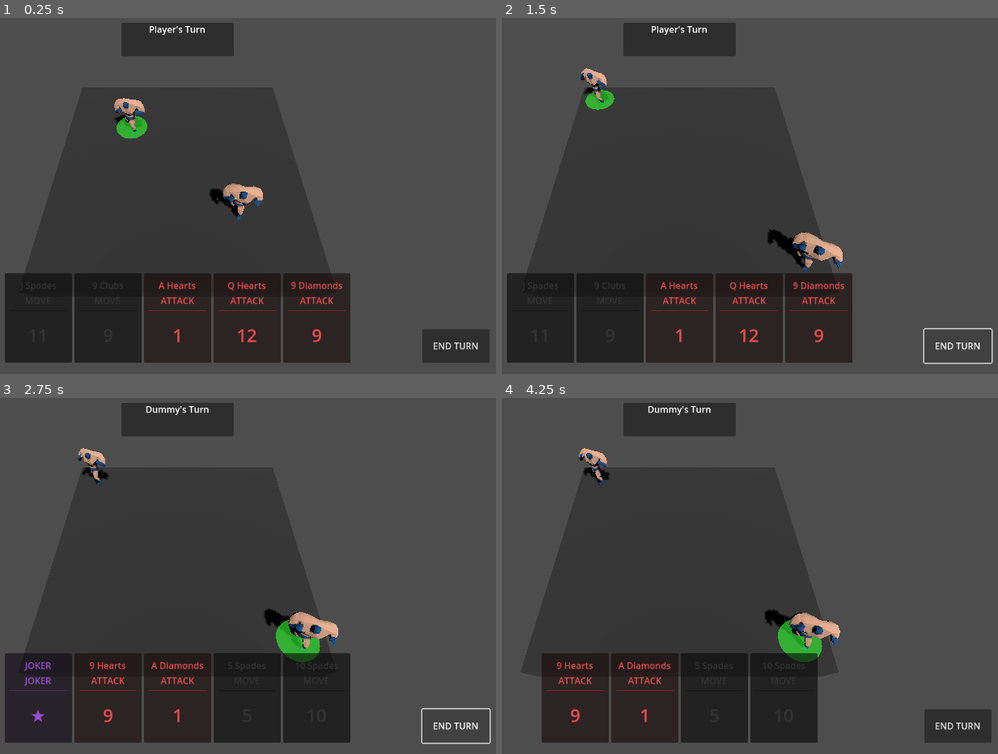
Above: before the commit, frames 1-4 (two rows, left to right).
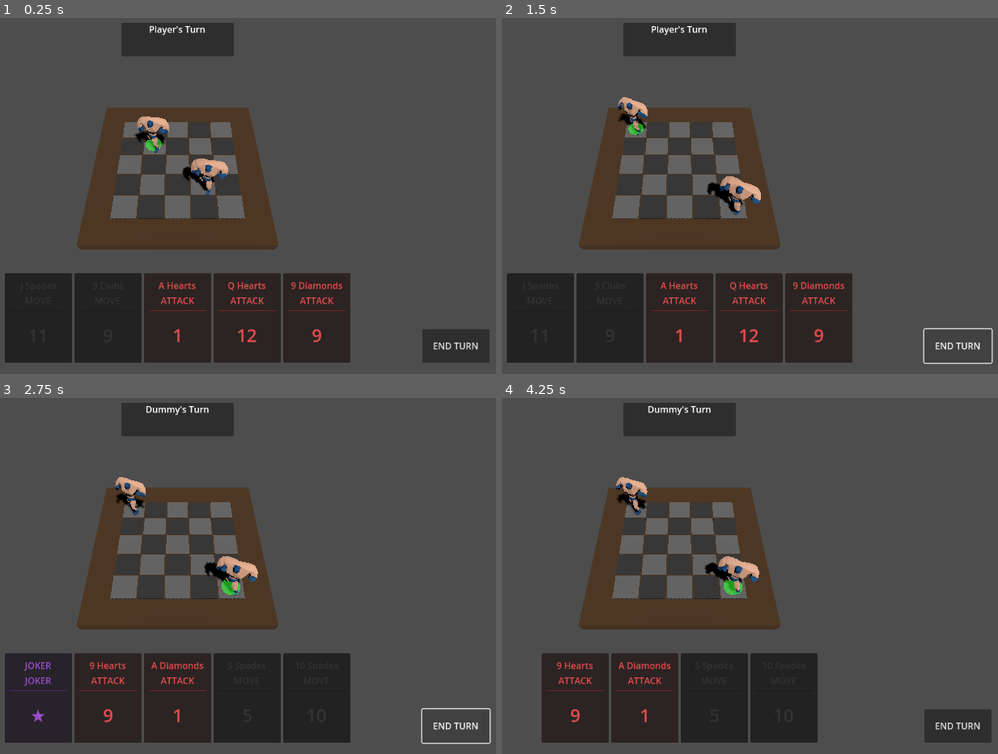
Above: after the commit, the same moments.

Repository: FredBros/king-of-the-apero
Game: Godot game, scene res://scenes/Arena.tscn
Two runs of this game, one before a commit and one after it. Both use one fixed random seed, a clock stepped at 60 frames per second and the inputs below.
Inputs (mouse positions are in pixels of both pictures, inside the frame that each line leads up to):
- Up to frame 1 (0.25 s): no input
- Up to frame 2 (1.5 s): click "END TURN" at 0.5 s; click "END TURN" at 1.25 s
- Up to frame 3 (2.75 s): click "END TURN" at 2 s
- Up to frame 4 (4.25 s): move the mouse to (541, 697) at 2.77 s; click (541, 697) at 2.92 s; click "X" at 3.5 s

The runs differ from the first frame. In frame 1, 4.4% of the frame differs, in the area x 22-54%, y 22-57%; in frame 2, 5.2%; in frame 3, 5.6%, in the area x 15-69%, y 14-75%; in frame 4, 5.6%.

Commit message:
Update arena visuals and scale
- Change grid cell size from 2m to 1m for better scale on mobile screens.
- Replace simple floor mesh with a procedural checkerboard arena:
  - Generate individual tiles for the 6x6 grid (alternating colors).
  - Add a decorative border around the play area.
- Fix Z-fighting visual glitch between tiles and border base.

Diff:
--- a/scripts/GridManager.gd
+++ b/scripts/GridManager.gd
@@ -20,7 +20,7 @@
 
 # Grid configuration
 @export var grid_size: Vector2i = Vector2i(6, 6) # 6x6 grid
-@export var cell_size: float = 2.0 # Each cell is 2x2 meters
+@export var cell_size: float = 1.0 # Each cell is 1x1 meter
 
 # Offset to center the grid in the world (0,0,0)
 var board_offset: Vector3
@@ -285,22 +285,50 @@
 func _create_arena_visuals() -> void:
 	var total_width = grid_size.x * cell_size
 	var total_depth = grid_size.y * cell_size
-
-	# 1. The Mat (Floor)
-	var mat_mesh = BoxMesh.new()
-	# Size: Width, Height (Thickness), Depth
-	mat_mesh.size = Vector3(total_width, 1.0, total_depth)
-
-	var mat_instance = MeshInstance3D.new()
-	mat_instance.mesh = mat_mesh
-	# Position: Center is (0,0,0) based on our offset logic.
-	# We want the top surface at Y=0. Since height is 1.0, center Y is -0.5.
-	mat_instance.position = Vector3(0, -0.5, 0)
-
-	var mat_material = StandardMaterial3D.new()
-	mat_material.albedo_color = Color(0.2, 0.2, 0.2) # Dark Grey
-	mat_instance.material_override = mat_material
-	add_child(mat_instance)
+	var border_size = 1.0 # 1 meter border around the grid
+
+	# 1. The Border (Base of the board)
+	var border_mesh = BoxMesh.new()
+	border_mesh.size = Vector3(total_width + (border_size * 2), 0.5, total_depth + (border_size * 2))
+
+	var border_instance = MeshInstance3D.new()
+	border_instance.mesh = border_mesh
+	# Position: Center X/Z. Y is slightly lower so tiles sit on top.
+	# Tiles will be at Y=0 (top surface). Border top should be slightly below or same level.
+	# Let's put border center at Y = -0.26 (since height is 0.5, top is at -0.01) to avoid Z-fighting
+	border_instance.position = Vector3(0, -0.26, 0)
+
+	var border_mat = StandardMaterial3D.new()
+	border_mat.albedo_color = Color(0.3, 0.2, 0.1) # Brown/Wood color
+	border_instance.material_override = border_mat
+	add_child(border_instance)
+
+	# 2. The Tiles (Checkerboard)
+	var tile_mat_1 = StandardMaterial3D.new()
+	tile_mat_1.albedo_color = Color(0.4, 0.4, 0.4) # Grey
+
+	var tile_mat_2 = StandardMaterial3D.new()
+	tile_mat_2.albedo_color = Color(0.2, 0.2, 0.2) # Dark Grey
+
+	for x in range(grid_size.x):
+		for y in range(grid_size.y):
+			var tile = MeshInstance3D.new()
+			var mesh = BoxMesh.new()
+			# Slightly smaller than cell_size to show gaps/grid lines
+			mesh.size = Vector3(cell_size * 0.95, 0.1, cell_size * 0.95)
+			tile.mesh = mesh
+
+			# Position: Use grid_to_world logic.
+			# Y position: Center at -0.05 so top surface is at 0.0
+			tile.position = grid_to_world(Vector2i(x, y)) + Vector3(0, -0.05, 0)
+
+			# Checkerboard pattern
+			if (x + y) % 2 == 0:
+				tile.material_override = tile_mat_1
+			else:
+				tile.material_override = tile_mat_2
+
+			add_child(tile)
 
 # Spawns a test wrestler on the grid
 func _spawn_debug_wrestler() -> void:
